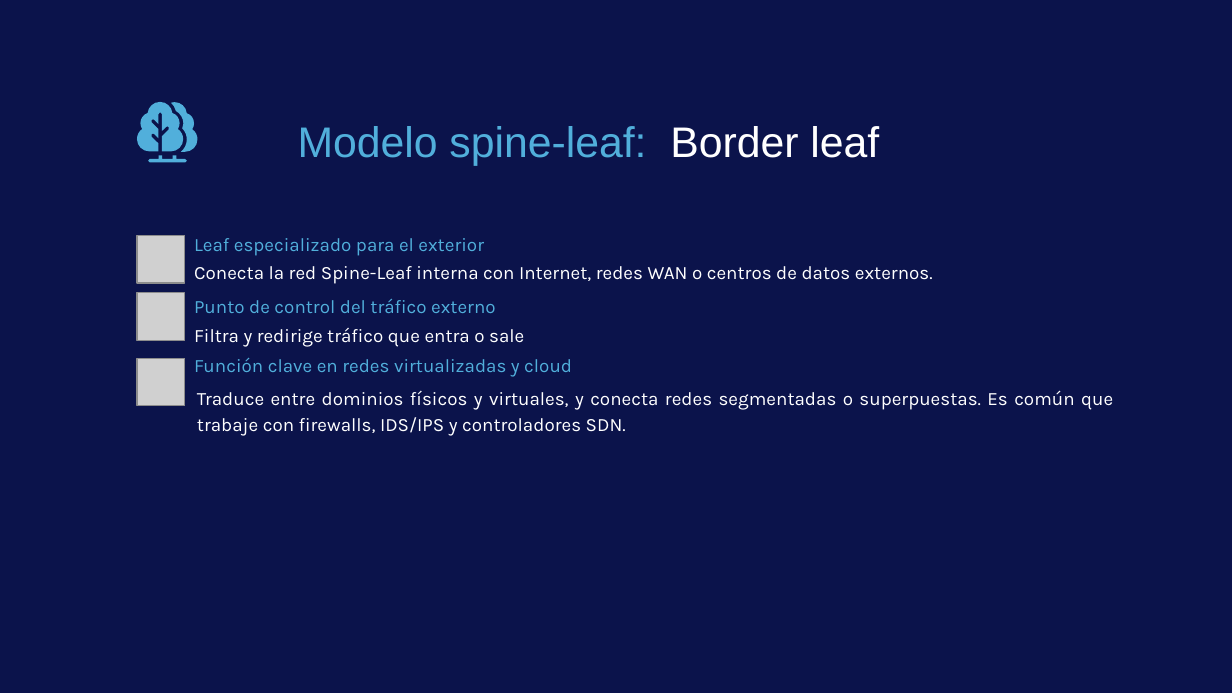
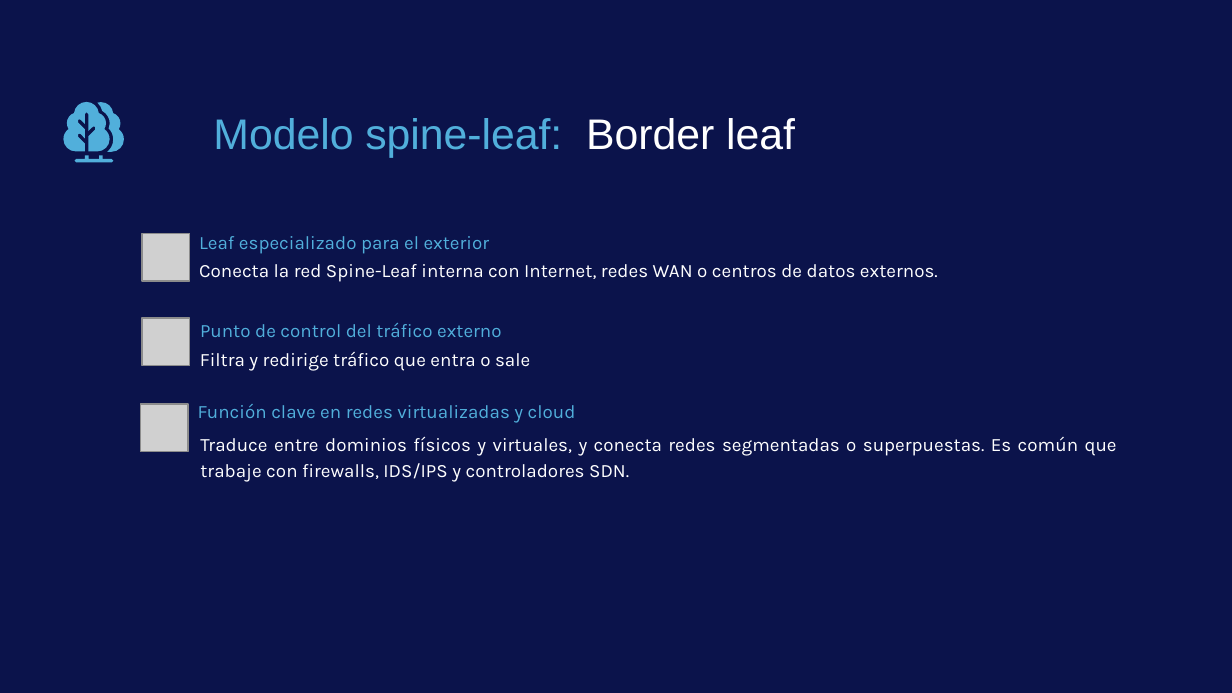
Before and after one commit to GatitosLab/final-lab, a slide deck: slide 8 of presentacion/LaolLinkConsulting_ProyectoFinalKyndryl_OlegLaura.v2.pptx. Drawn at 1232x693 pixels with LibreOffice and Linux fonts; fonts in the diff are those of the drawing; grey boxes stand for pictures; background and template pictures are left out. Boxes give left, top, right and bottom in pixels: in the first picture for what was removed or moved away, otherwise in the second. Text is boxed around its words. In the diff, an @@ line names an element or a change of style, - is before the commit and + after.

Commit message:
add: photos updated

```diff
--- a/presentacion/LaolLinkConsulting_ProyectoFinalKyndryl_OlegLaura.v2.pptx
+++ b/presentacion/LaolLinkConsulting_ProyectoFinalKyndryl_OlegLaura.v2.pptx
@@ 3 freeform shapes: place and size @@
-3 freeform shapes at (137,102,198,163)
+3 freeform shapes at (63,102,124,163)
@@ text "Modelo spine-leaf: Border leaf": place and size @@
-text "Modelo spine-leaf: Border leaf" at (298,126,879,166)
+text "Modelo spine-leaf: Border leaf" at (213,118,795,158)
@@ picture: place and size @@
-picture at (137,235,185,283)
+picture at (142,233,190,281)
@@ text "Leaf especializado para el exterior": place and size @@
-text "Leaf especializado para el exterior" at (194,238,484,256)
+text "Leaf especializado para el exterior" at (199,236,490,254)
@@ text "Conecta la red Spine-Leaf interna ...": place and size @@
-text "Conecta la red Spine-Leaf interna ..." at (194,266,933,284)
+text "Conecta la red Spine-Leaf interna ..." at (199,264,938,282)
@@ 2 texts, 1 picture: place and size @@
-2 texts, 1 picture at (137,293,524,347)
+2 texts, 1 picture at (142,318,530,371)
@@ 2 texts, 1 picture: place and size @@
-2 texts, 1 picture at (137,358,1113,436)
+2 texts, 1 picture at (140,404,1117,482)
```
Also in this commit, not shown: 15 other slides changed.
